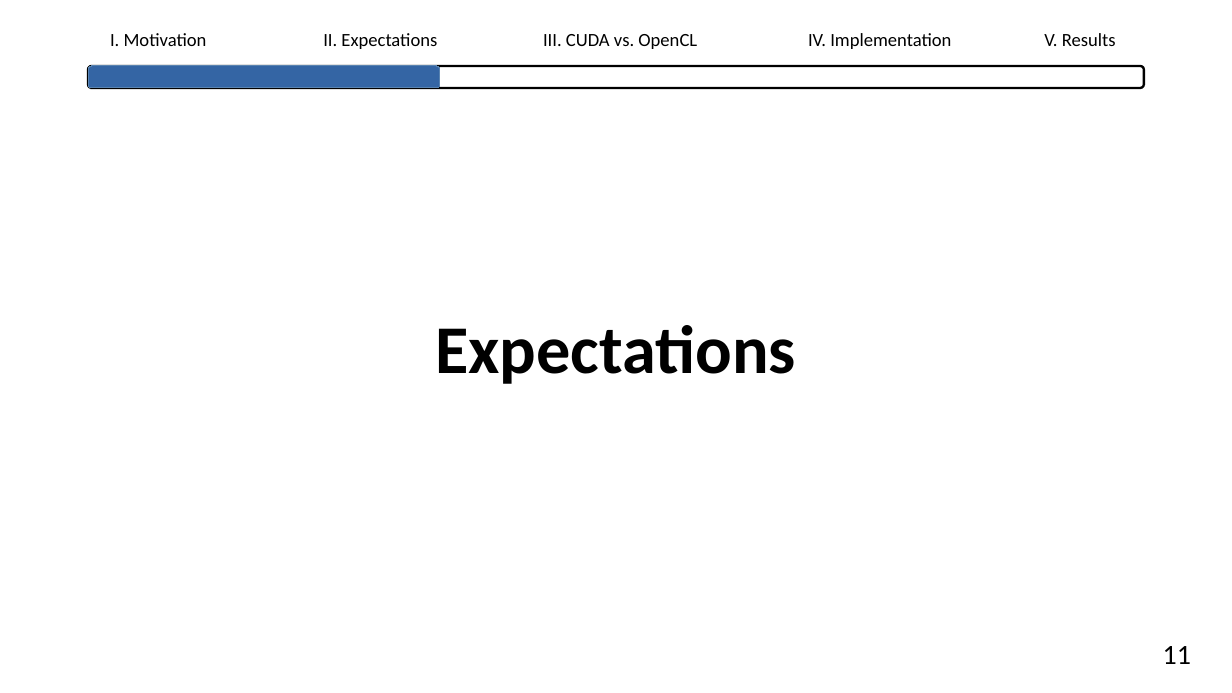
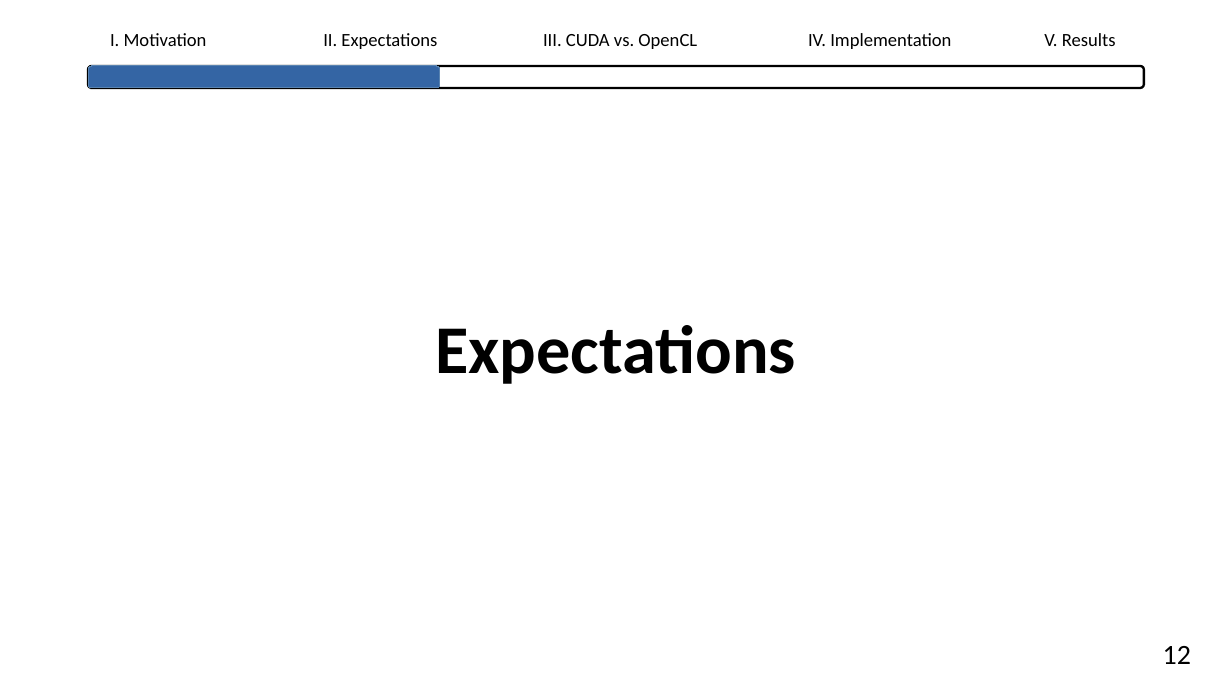
Before and after one commit to lhahner/opti-perf, a slide deck: slide 13 of docs/presentation/final-presentation.odp. Drawn at 1232x693 pixels with LibreOffice and Linux fonts; fonts in the diff are those of the drawing. Boxes give left, top, right and bottom in pixels: in the first picture for what was removed or moved away, otherwise in the second. Text is boxed around its words. In the diff, an @@ line names an element or a change of style, - is before the commit and + after.

```diff
--- a/docs/presentation/final-presentation.odp
+++ b/docs/presentation/final-presentation.odp
@@ text removed at [1163,646,1191,664] @@
-11
@@ text added at [1163,646,1191,664], 18 pt, text #000000 @@
+12
```
Also in this commit, not shown: 29 other slides changed, 1 other file.
